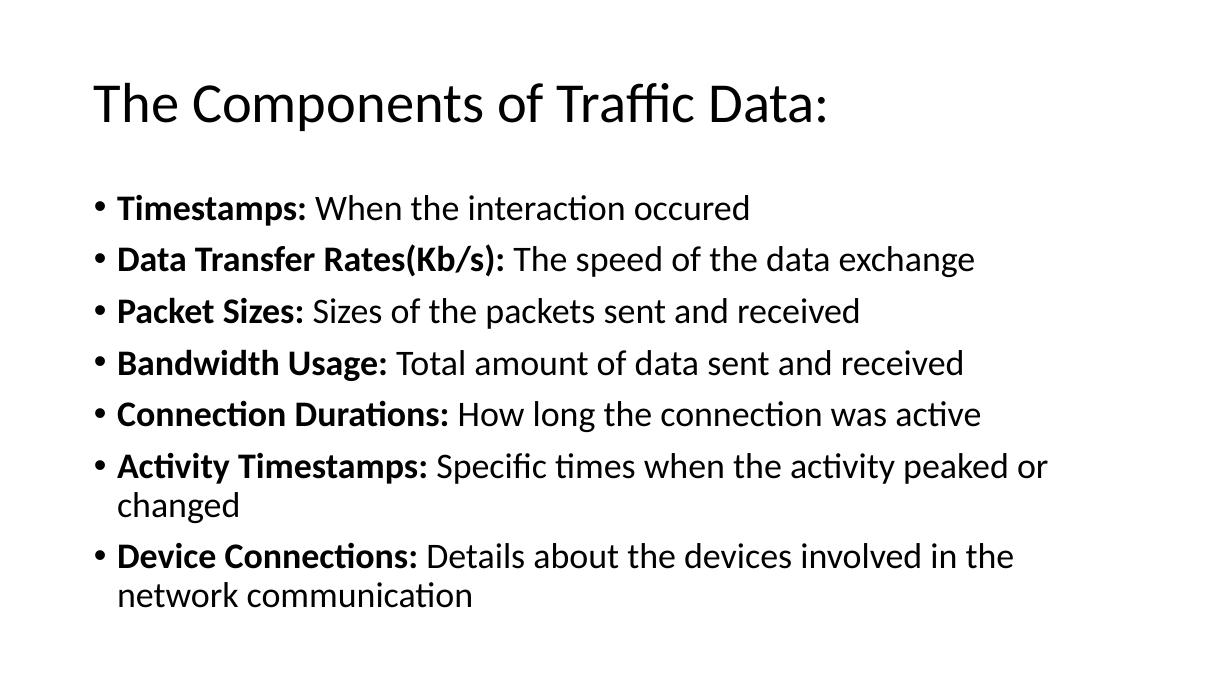
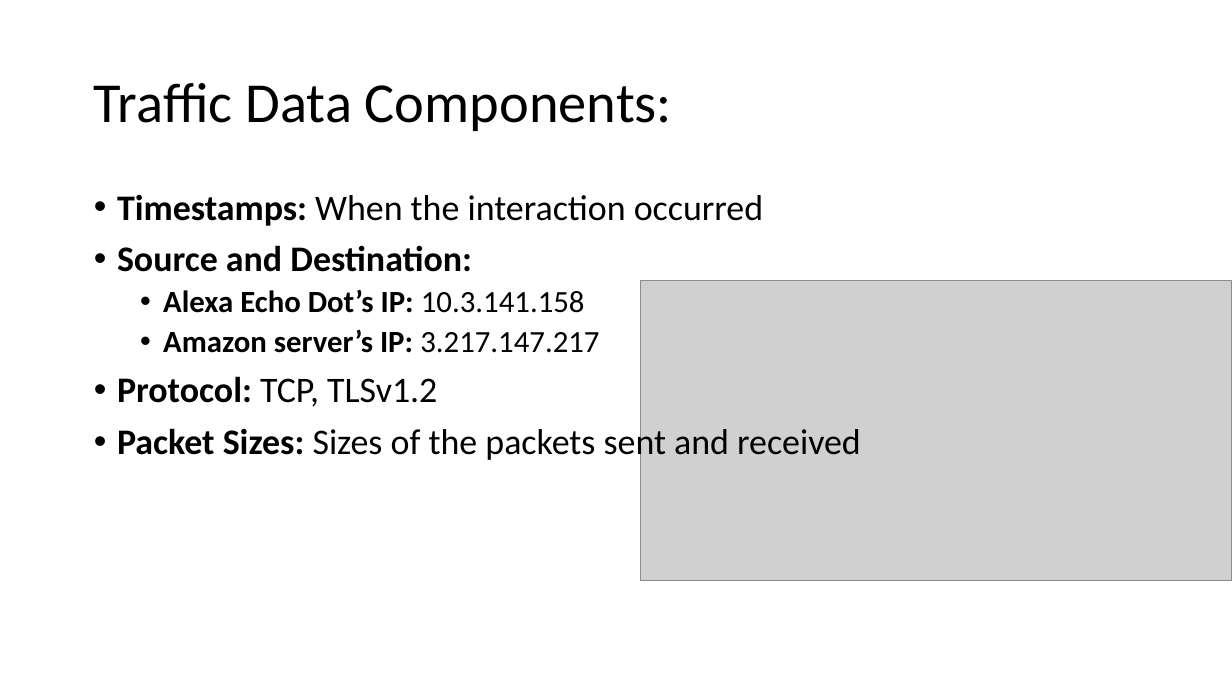
Before and after one commit to GXG-CS/Pi-Alexa, a slide deck: slide 12 of Presentation1.pptx (slide 11 before the commit). Drawn at 1232x693 pixels with LibreOffice and Linux fonts; fonts in the diff are those of the drawing; grey boxes stand for pictures. Boxes give left, top, right and bottom in pixels: in the first picture for what was removed or moved away, otherwise in the second. Text is boxed around its words. In the diff, an @@ line names an element or a change of style, - is before the commit and + after.

Commit message:
incoming/outgoing data

```diff
--- a/Presentation1.pptx
+++ b/Presentation1.pptx
@@ title at <box>94,83,672,131</box>: text changed @@
-The Components of Traffic Data:
+Traffic Data Components:
@@ text at <box>117,195,763,407</box>: text changed; bold on @@
-• Timestamps: When the interaction occured
-• Data Transfer Rates(Kb/s): The speed of the data exchange
+• Timestamps: When the interaction occurred
+• Source and Destination:
+  • Alexa Echo Dot’s IP: 10.3.141.158
+  • Amazon server’s IP: 3.217.147.217
+• Protocol: TCP, TLSv1.2
@@ picture added at <box>640,280,1232,580</box> @@
@@ text at <box>117,349,1048,608</box>: paragraphs removed @@
-• Bandwidth Usage: Total amount of data sent and received
-• Connection Durations: How long the connection was active
-• Activity Timestamps: Specific times when the activity peaked or changed
-• Device Connections: Details about the devices involved in the network communication
```
Also in this commit, not shown: 3 other slides changed, 4 slides added, 1 slide removed, 1 other file.
